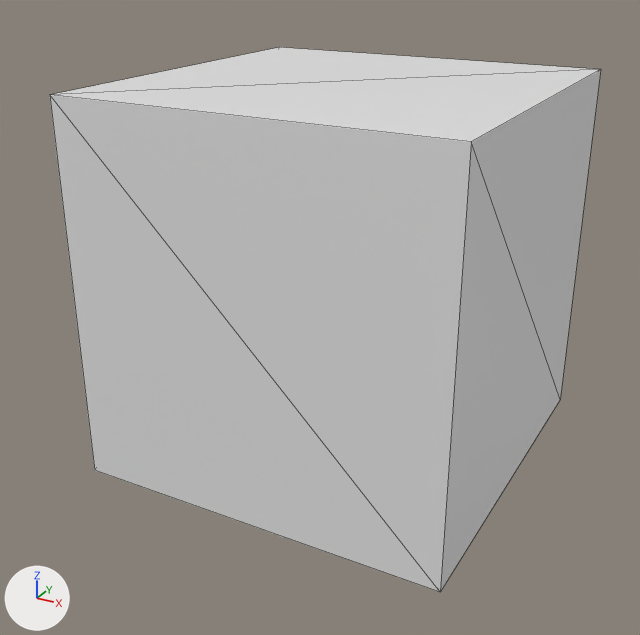
The glTF model dist/Model/organics.glb as it was, and as the next commit left it.
Before and after are seen from a 50 mm lens placed at (1.017, -1.992, 0.845), pointed at (-0.036, -0.078, -0.112). Arrows for +X, +Y and +Z are at lower left; the lights stay in place. Mesh edges are drawn as thin lines. Vertices at the same position are counted once.
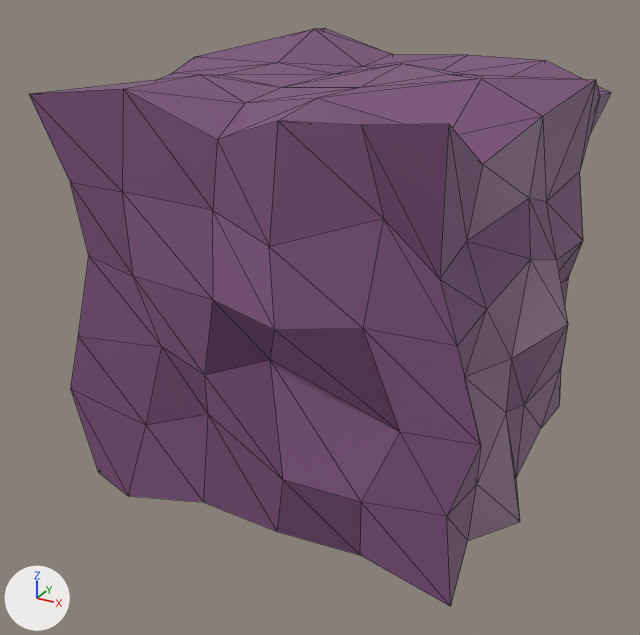
What differs and where, as boxes [x1, y1, x2, y2] in the pictures (640 x 635 px):
'Cube', reshaped, rescaled
    before: [50, 47, 601, 592]
    after: [29, 29, 611, 606]

The change in detail:
Material 'Purple' (mat_purple) is new.
Its base color is (0.2, 0.08, 0.2) (dark purple #7c507c).
me_cube is used by ob_cube; location (0.0, 0.0, 0.0); scale (0.5, 0.5, 0.5).
me_cube had 8 vertices, 12 faces and spanned x -1.0..1.0, y -1.0..1.0, z -1.0..1.0.
me_cube no longer uses material mat_material (white #e7e7e7).
me_cube now has 152 vertices, 300 faces and spans x -0.57..0.58, y -0.57..0.57, z -0.58..0.58.
me_cube part 1: the whole mesh is rebuilt.
me_cube now uses material mat_purple (dark purple #7c507c).
Object 'Cube' (ob_cube) is rescaled from (0.5, 0.5, 0.5) to (1.0, 1.0, 1.0).
